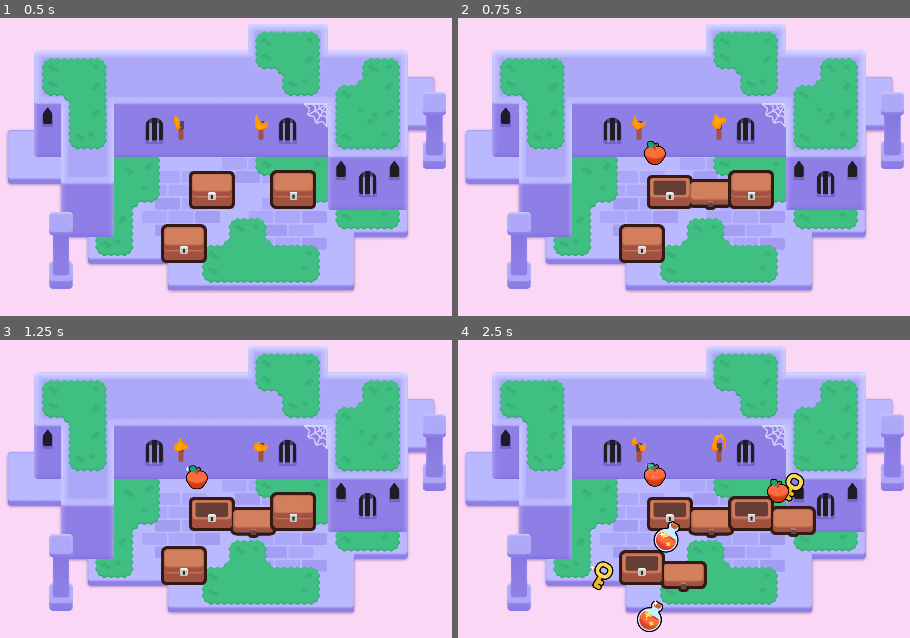
Above: before the commit, frames 1-4 (two rows, left to right).
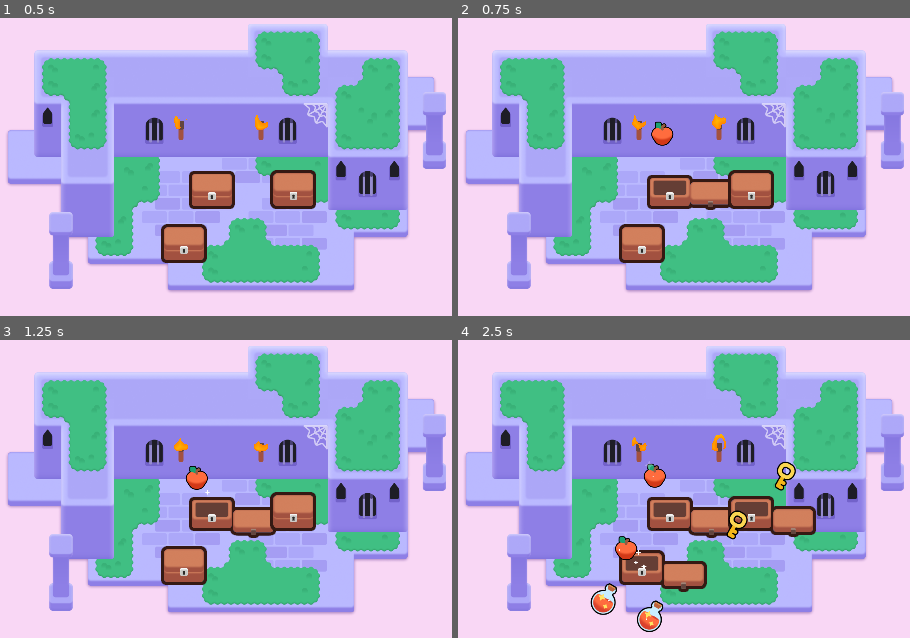
Above: after the commit, the same moments.

Repository: jonathanngkh/gdquest-jon
Game: Godot game, scene res://lessons/mini_dungeon.tscn
Two runs of this game, one before a commit and one after it. Both use one fixed random seed, a clock stepped at 60 frames per second and the inputs below.
Inputs (mouse positions are in pixels of both pictures, inside the frame that each line leads up to):
- Up to frame 1 (0.5 s): no input
- Up to frame 2 (0.75 s): tap Enter at 0.5 s; move the mouse to (670, 190) at 0.52 s; press the mouse at (670, 190) at 0.53 s; hold D (move_right) from 0.53 s (still down)
- Up to frame 3 (1.25 s): keep holding D (move_right); tap Space at 0.77 s
- Up to frame 4 (2.5 s): move the mouse to (643, 566) at 1.27 s; release D (move_right) at 1.28 s; release the mouse at (643, 566) at 1.28 s; hold S (move_down) 1.28-2.03 s; right-click (643, 566) at 1.35 s; click (643, 566) at 1.42 s; tap Space at 1.52 s; move the mouse to (751, 512) at 2.02 s; hold D (move_right) from 2.03 s (still down); tap Z at 2.1 s; click (751, 512) at 2.17 s

Frame 1 is identical in both runs. In frame 2, 0.6% of the frame differs, in the area x 41-48%, y 34-50%; in frame 3, less than 0.1%; in frame 4, 2.6%, in the area x 29-77%, y 40-98%.

Commit message:
tween ease out going up and ease in going down trans quad for y axis movement of loot items, also tweens for scaling up size from 0.25 to 1.0, and for horizontal movement

Diff:
--- a/M06.looting_workbook/lessons/chest.gd
+++ b/M06.looting_workbook/lessons/chest.gd
@@ -31,7 +31,22 @@
 	var max_dist_to_chest = 120
 	var random_distance := randf_range(min_dist_to_chest, max_dist_to_chest)
 
-	loot_item.position = random_direction * random_distance
+	var land_position := random_direction * random_distance
+
+	const FLIGHT_TIME := 0.4
+	const HALF_FLIGHT_TIME := FLIGHT_TIME / 2.0
+
+	var tween := create_tween()
+	tween.set_parallel()
+	tween.tween_property(loot_item, "scale", Vector2(1.0, 1.0), HALF_FLIGHT_TIME).from(Vector2(0.25,0.25))
+	tween.tween_property(loot_item, "position:x", land_position.x, FLIGHT_TIME)
+	tween.play()
+
+	tween = create_tween()
+	var random_jump_height := randf_range(30.0, 80.0)
+	tween.tween_property(loot_item, "position:y", land_position.y - random_jump_height, HALF_FLIGHT_TIME).set_trans(Tween.TRANS_QUAD).set_ease(Tween.EASE_OUT)
+	tween.tween_property(loot_item, "position:y", land_position.y, HALF_FLIGHT_TIME).set_ease(Tween.EASE_IN)
+	tween.play()
 	add_child(loot_item)
 
 # best for single events as opposed to continuous input streams, as this function is called once every time user presses and input
